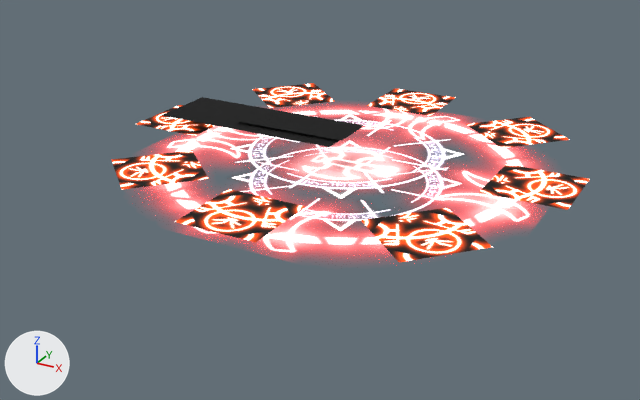
The glTF model content/assets/models/imported/grandorcaura.glb: old version first, new version second.
The view is the same before and after, from a 50 mm camera at (22.6, -44.7, 20.2) aimed at (-1.1, -1.6, -1.3). Arrows for +X, +Y and +Z are at lower left; the lights stay in place. The first picture is the older version.
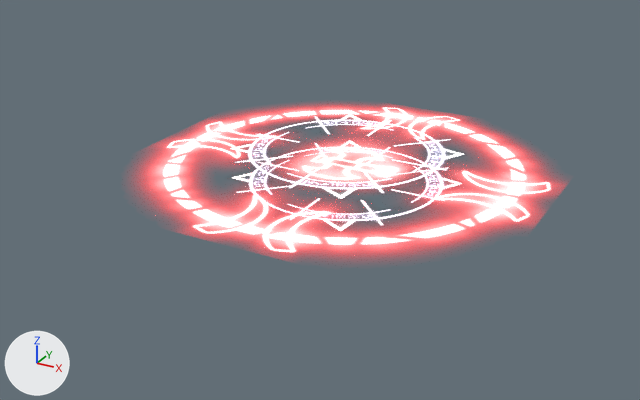
Changed parts and their boxes [x1, y1, x2, y2] in the pictures (640 x 400 px):
'mesh', surface changed: [111, 83, 590, 262] in both

Patch to the scene script:
```diff
--- a/content/assets/models/imported/grandorcaura.glb.py
+++ b/content/assets/models/imported/grandorcaura.glb.py
@@ mat_mat0 @@
 n0 = _N.new('ShaderNodeBsdfPrincipled'); n0.name = 'Principled BSDF'
+n0.inputs[0].default_value = (0.0, 0.0, 0.0, 1.0)  # 'Base Color', black #000000
 n0.inputs[2].default_value = 1.0  # 'Roughness'
+n0.inputs[4].default_value = 0.0  # 'Alpha'
 n0.inputs[28].default_value = 2.0  # 'Emission Strength'
@@ mat_mat0 @@
 n2.image = img_image_0
-n3 = _N.new('ShaderNodeTexImage'); n3.name = 'Image Texture.001'
-n3.image = img_image_0
 _L.new(n0.outputs[0], n1.inputs[0])  # 'BSDF' to 'Surface'
 _L.new(n2.outputs[0], n0.inputs[27])  # 'Color' to 'Emission Color'
-_L.new(n3.outputs[0], n0.inputs[0])  # 'Color' to 'Base Color'
-_L.new(n3.outputs[1], n0.inputs[4])  # 'Alpha' to 'Alpha'
@@ mat_mat2 @@
 n0 = _N.new('ShaderNodeBsdfPrincipled'); n0.name = 'Principled BSDF'
+n0.inputs[0].default_value = (0.0, 0.0, 0.0, 1.0)  # 'Base Color', black #000000
 n0.inputs[2].default_value = 1.0  # 'Roughness'
+n0.inputs[4].default_value = 0.0  # 'Alpha'
 n0.inputs[28].default_value = 2.0  # 'Emission Strength'
@@ mat_mat2 @@
 n2.image = img_image_2
-n3 = _N.new('ShaderNodeTexImage'); n3.name = 'Image Texture.001'
-n3.image = img_image_2
 _L.new(n0.outputs[0], n1.inputs[0])  # 'BSDF' to 'Surface'
 _L.new(n2.outputs[0], n0.inputs[27])  # 'Color' to 'Emission Color'
-_L.new(n3.outputs[0], n0.inputs[0])  # 'Color' to 'Base Color'
-_L.new(n3.outputs[1], n0.inputs[4])  # 'Alpha' to 'Alpha'
```
